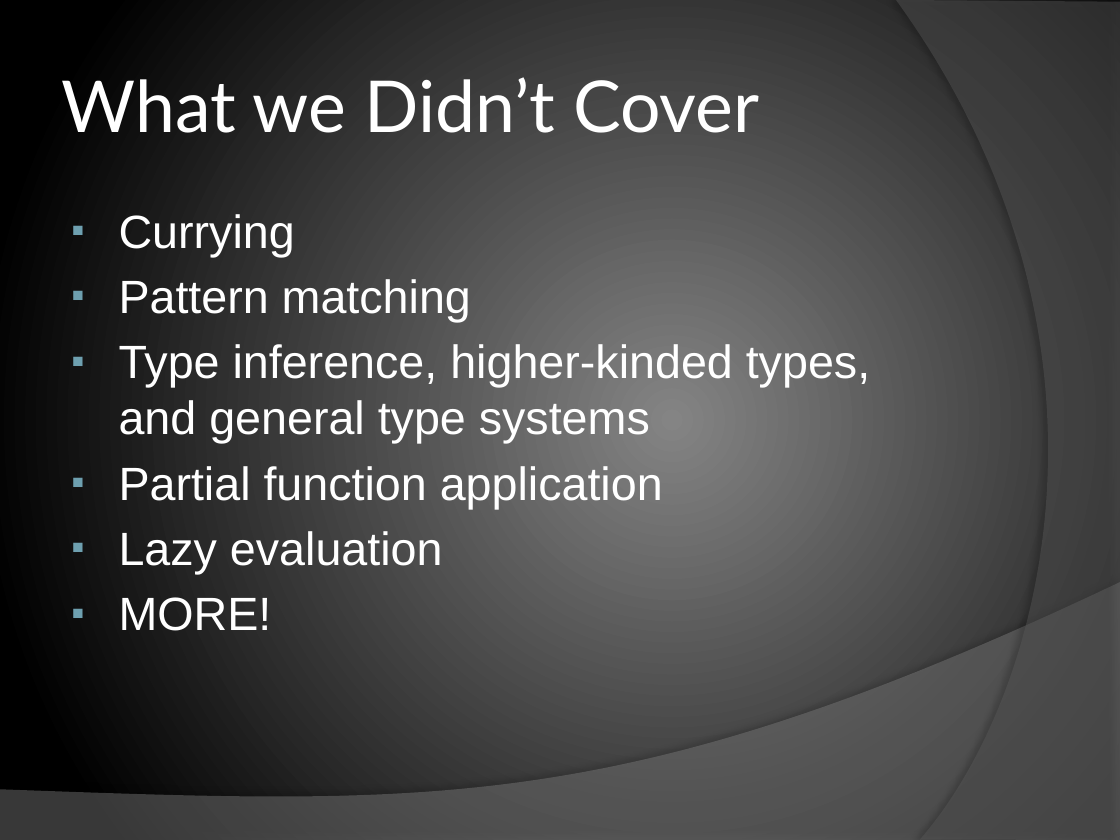
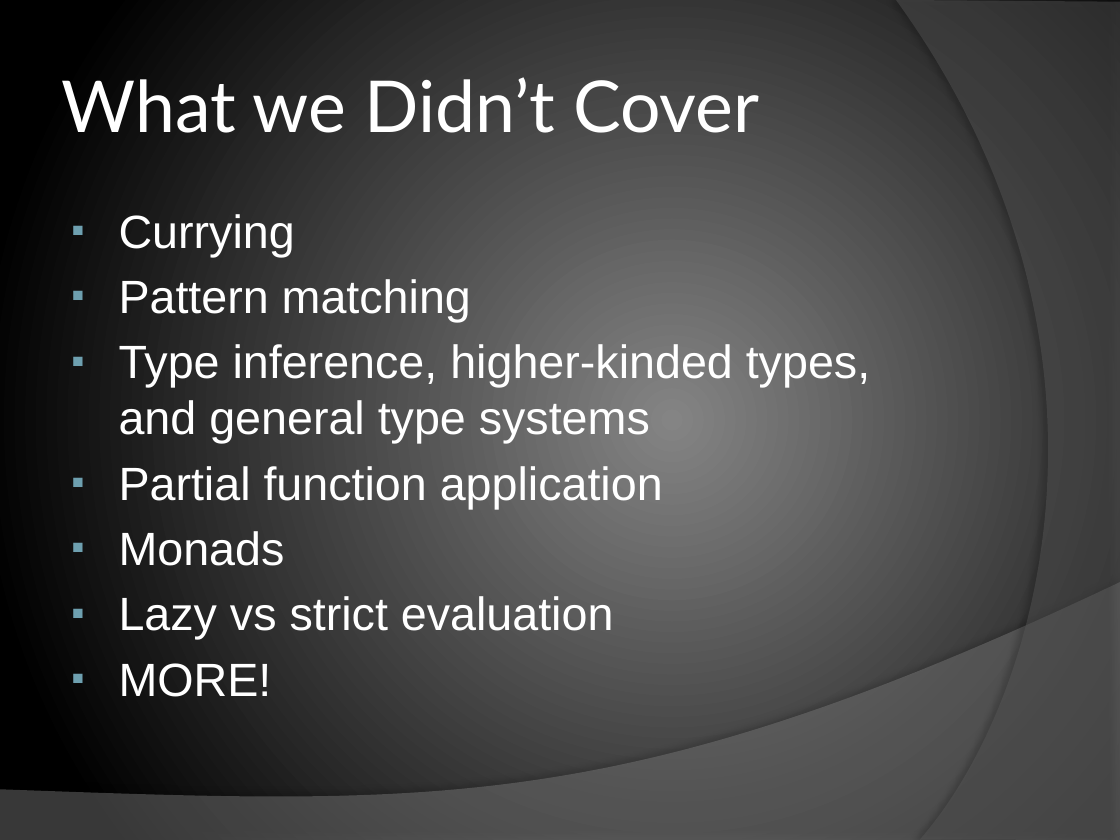
Before and after one commit to chrislewis/JaxFunc_0_ImperativelyFunctional, a slide deck: slide 29 of JaxFunc.pptx (slide 26 before the commit). Drawn at 1120x840 pixels with LibreOffice and Linux fonts; fonts in the diff are those of the drawing. Boxes give left, top, right and bottom in pixels: in the first picture for what was removed or moved away, otherwise in the second. Text is boxed around its words. In the diff, an @@ line names an element or a change of style, - is before the commit and + after.

```diff
--- a/JaxFunc.pptx
+++ b/JaxFunc.pptx
@@ text at <box>119,531,614,640</box>: text changed @@
-▪ Lazy evaluation
+▪ Monads
+▪ Lazy vs strict evaluation
```
Also in this commit, not shown: 16 other slides changed, 3 slides added.
